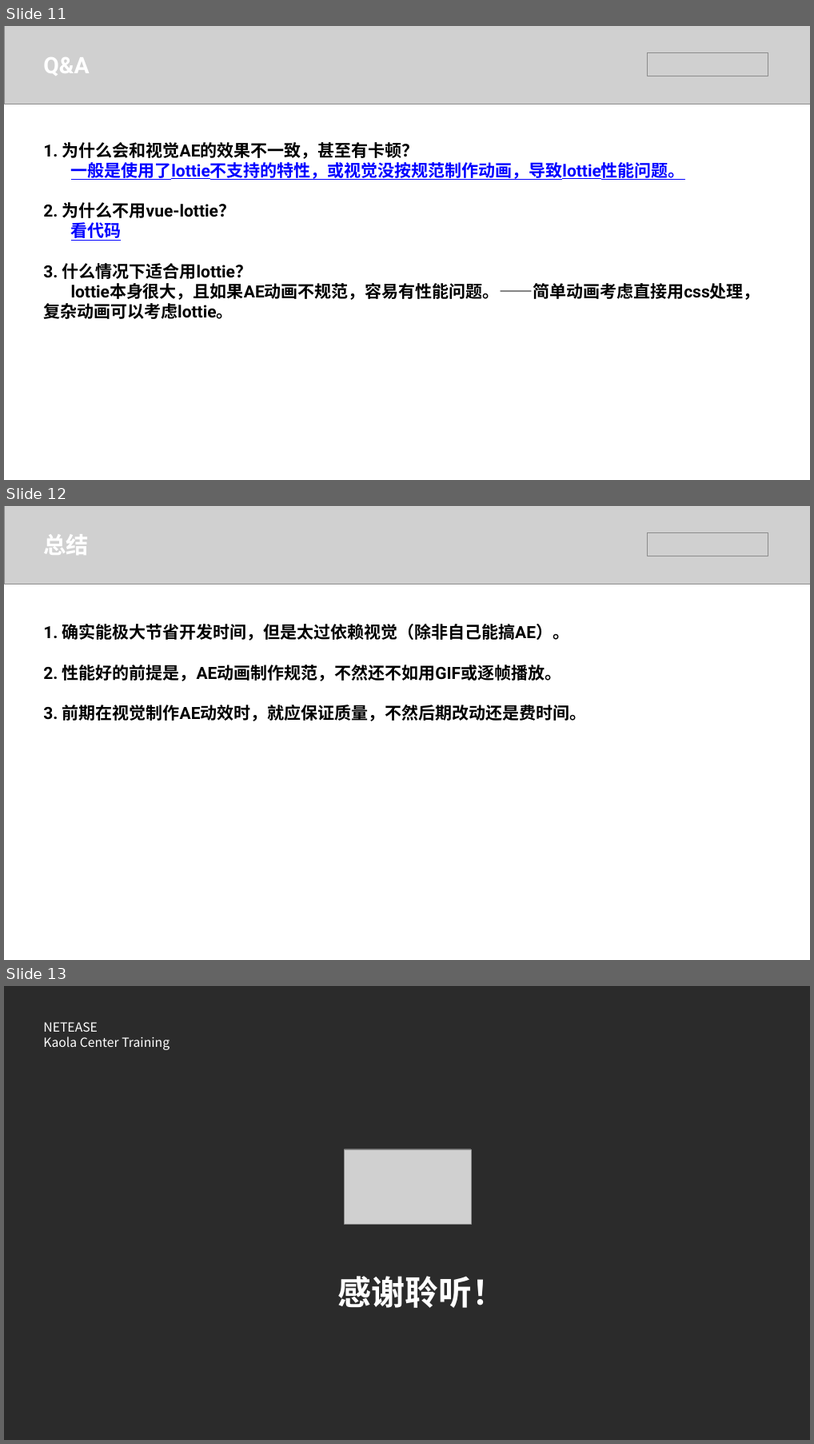
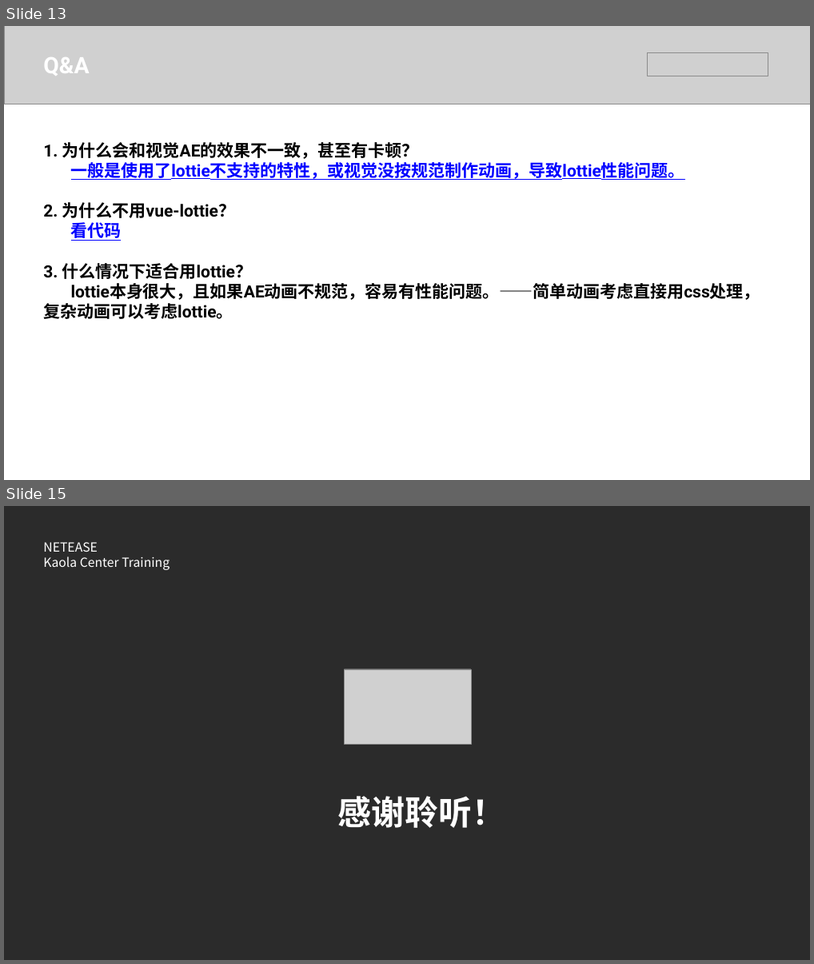
Before and after one commit to hjl19911127/js-performance, a slide deck: 漫谈JS性能.pptx. Shown one above the other, each under a label of ours: slides 11, 12 and 13 before the commit, slides 13 and 15 after it; the slides between them are not shown. The pictures are 814x1444 and 814x964 pixels, drawn with LibreOffice and Linux fonts; fonts in the diff are those of the drawing; grey boxes stand for pictures; background and template pictures are left out; a plain dark background stands for a picture behind light text. Boxes give left, top, right and bottom in pixels: in the first picture for what was removed or moved away, otherwise in the second. Text is boxed around its words. In the diff, an @@ line names an element or a change of style, - is before the commit and + after.

```diff
--- a/漫谈JS性能.pptx
+++ b/漫谈JS性能.pptx
@@ slide 12 removed at <box>4,506,810,960</box>, background #FFFFFF @@
@@ picture removed at <box>4,506,810,584</box> @@
@@ text removed at <box>43,534,89,555</box> @@
-总结
@@ picture removed at <box>647,533,768,556</box> @@
@@ text removed at <box>43,624,586,721</box> @@
-1. 确实能极大节省开发时间，但是太过依赖视觉（除非自己能搞AE）。
-2. 性能好的前提是，AE动画制作规范，不然还不如用GIF或逐帧播放。
-3. 前期在视觉制作AE动效时，就应保证质量，不然后期改动还是费时间。
@@ what was slide 11 is now slide 13 @@
@@ what was slide 13 is now slide 15 @@
```
Also in this commit, not shown: 5 slides changed, 4 slides added, 1 other slide removed, 3 other files.
